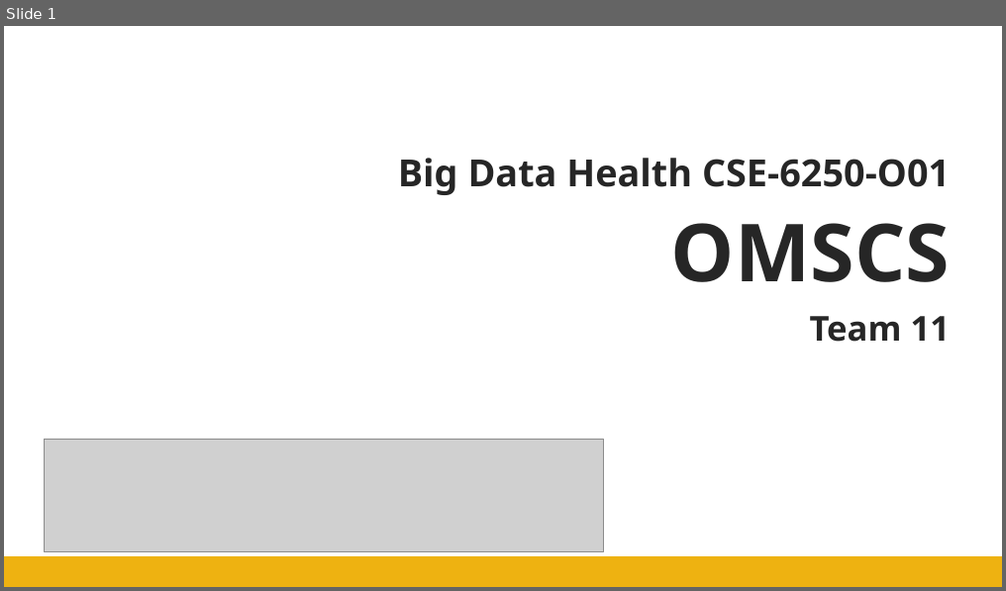
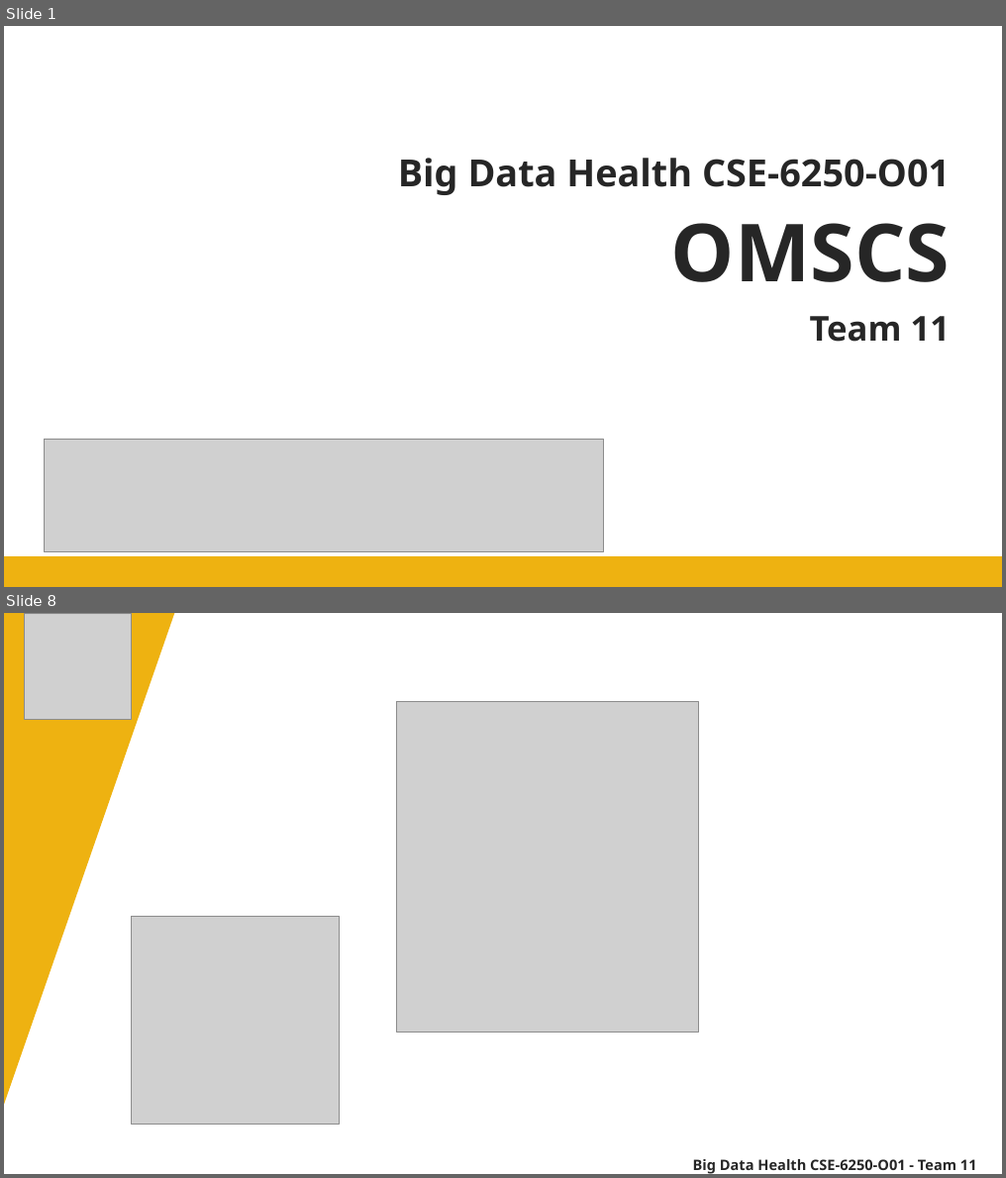
Before and after one commit to bdh-team-12/sleep-predictions-through-deep-learning, a slide deck: video-presentation/final-presentation.pptx. Shown one above the other, each under a label of ours: slide 1 before the commit, slides 1 and 8 after it; the slides between them are not shown. The pictures are 1006x591 and 1006x1178 pixels, drawn with LibreOffice and Linux fonts; fonts in the diff are those of the drawing; grey boxes stand for pictures. Boxes give left, top, right and bottom in pixels: in the first picture for what was removed or moved away, otherwise in the second. Text is boxed around its words. In the diff, an @@ line names an element or a change of style, - is before the commit and + after.

```diff
--- a/video-presentation/final-presentation.pptx
+++ b/video-presentation/final-presentation.pptx
@@ slide 8 added at (4, 613, 1002, 1174), background #FFFFFF @@
@@ right triangle added at (4, 613, 175, 1104), fill #EEB211 @@
@@ picture added at (24, 613, 132, 720) @@
@@ picture added at (397, 701, 699, 1032) @@
@@ picture added at (131, 917, 339, 1125) @@
@@ text added at (693, 1159, 977, 1174), 13.9 pt, text #262626, bold @@
+Big Data Health CSE-6250-O01 - Team 11
```
Also in this commit, not shown: 3 slides changed, 33 other slides added.
